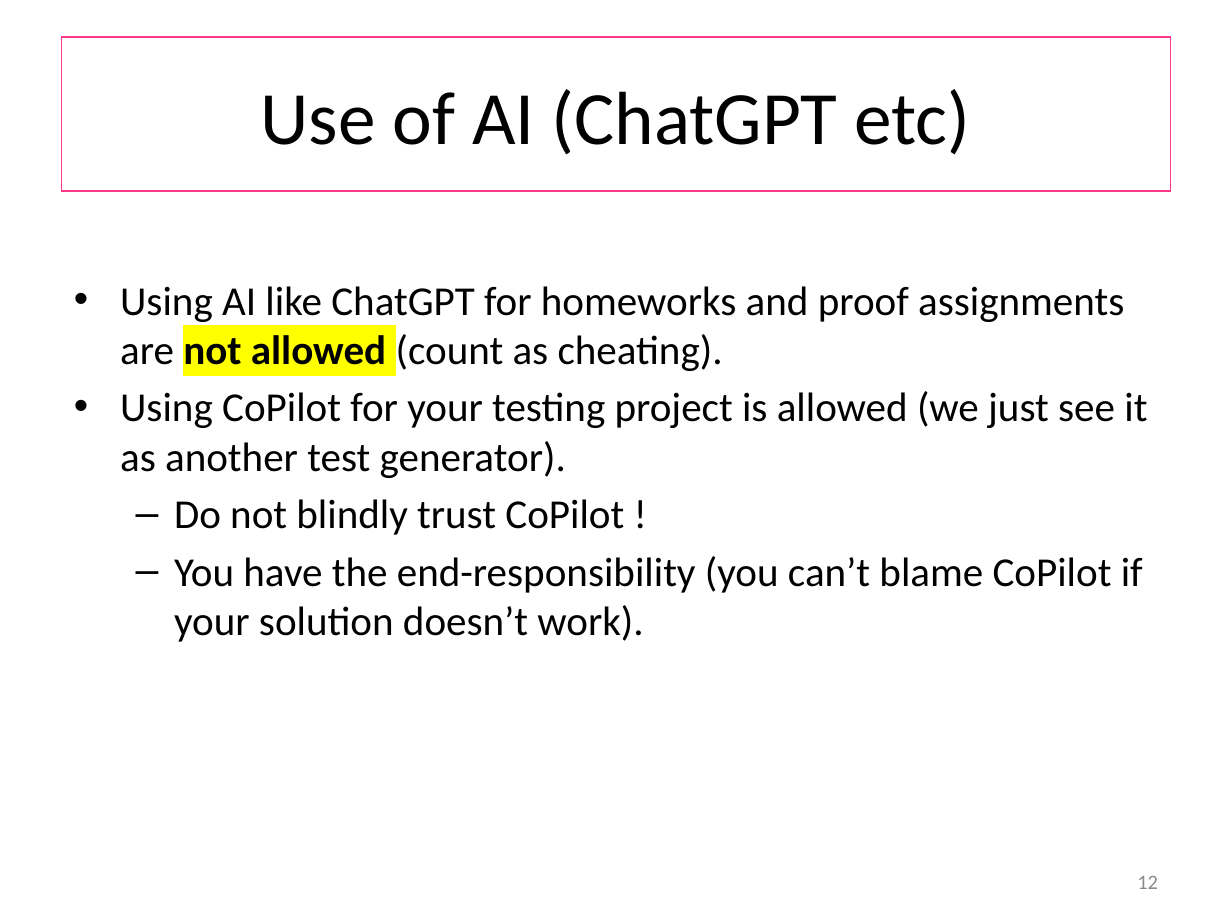
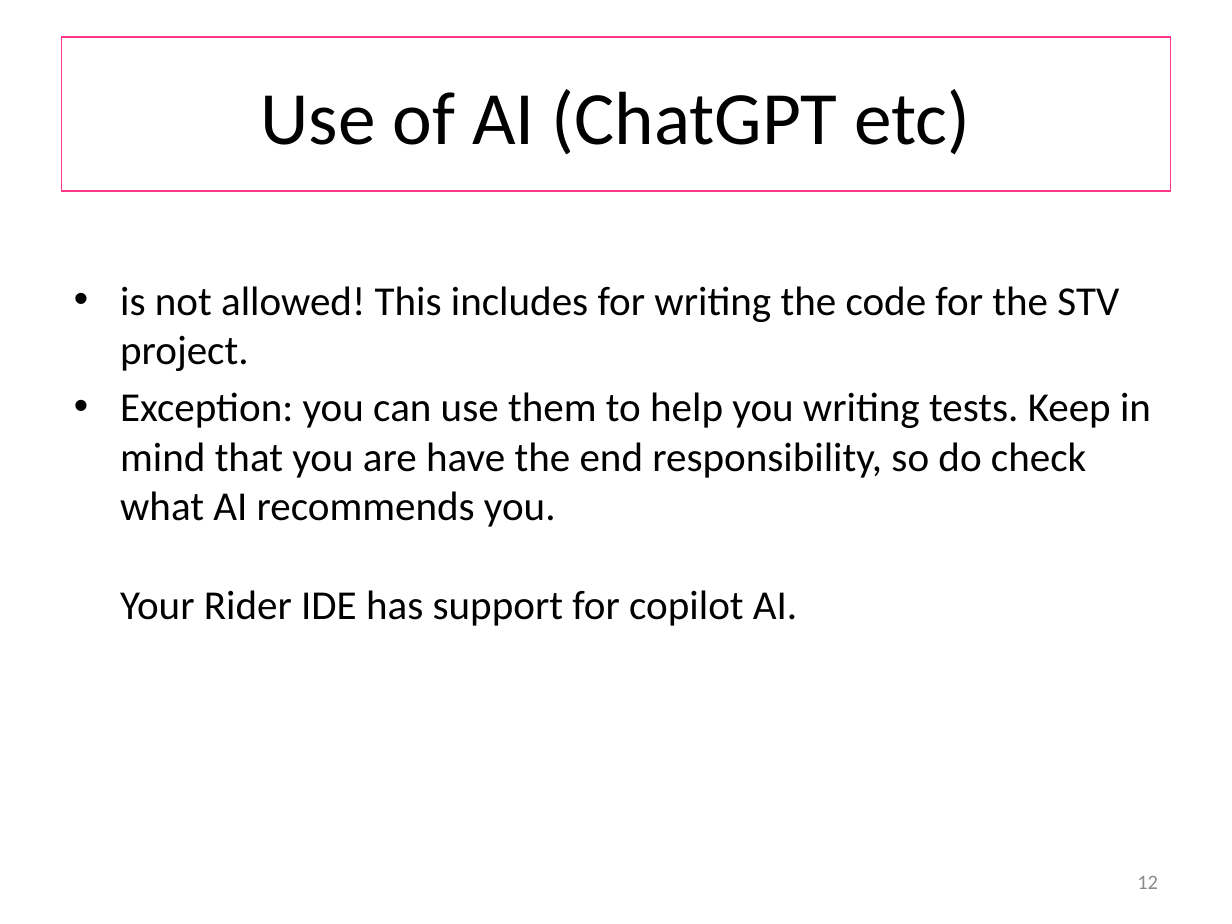
Before and after one commit to wooshrow/b3stv, a slide deck: slide 12 of slides/organization.pptx. Drawn at 1232x924 pixels with LibreOffice and Linux fonts; fonts in the diff are those of the drawing. Boxes give left, top, right and bottom in pixels: in the first picture for what was removed or moved away, otherwise in the second. Text is boxed around its words. In the diff, an @@ line names an element or a change of style, - is before the commit and + after.

```diff
--- a/slides/organization.pptx
+++ b/slides/organization.pptx
@@ text at (120,286,1151,626): text changed @@
-• Using AI like ChatGPT for homeworks and proof assignments are not allowed (count as cheating).
-• Using CoPilot for your testing project is allowed (we just see it as another test generator).
-  – Do not blindly trust CoPilot !
-  – You have the end-responsibility (you can’t blame CoPilot if your solution doesn’t work).
+• is not allowed! This includes for writing the code for the STV project.
+• Exception: you can use them to help you writing tests. Keep in mind that you are have the end responsibility, so do check what AI recommends you.
+  Your Rider IDE has support for copilot AI.
```
Also in this commit, not shown: 10 other slides changed, 7 other files.
